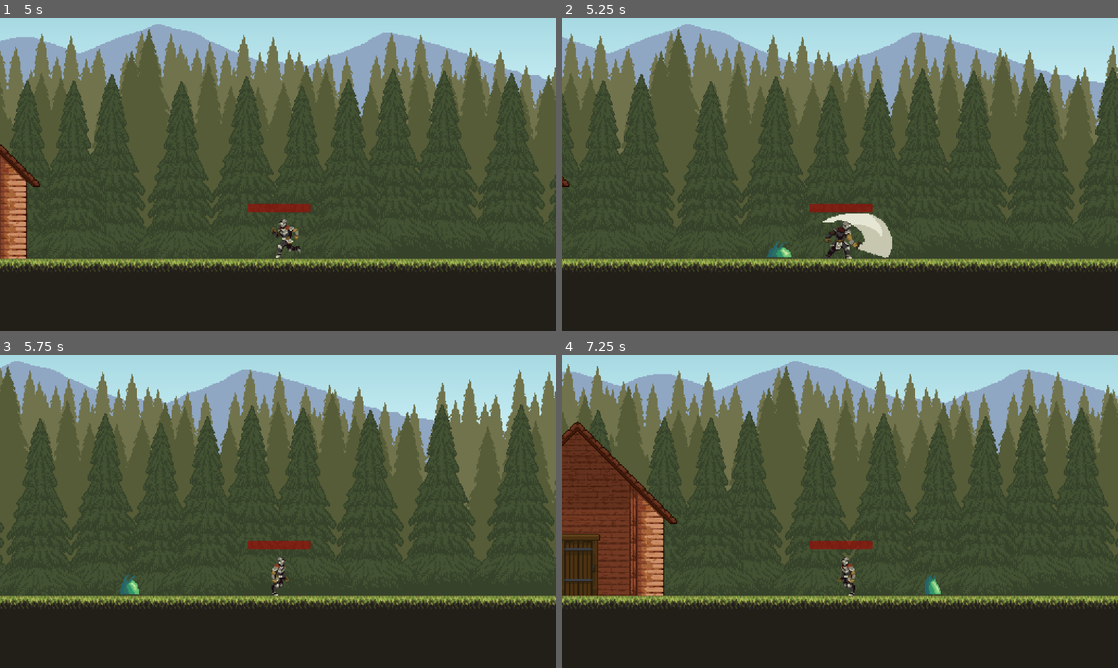
Above: before the commit, frames 1-4 (two rows, left to right).
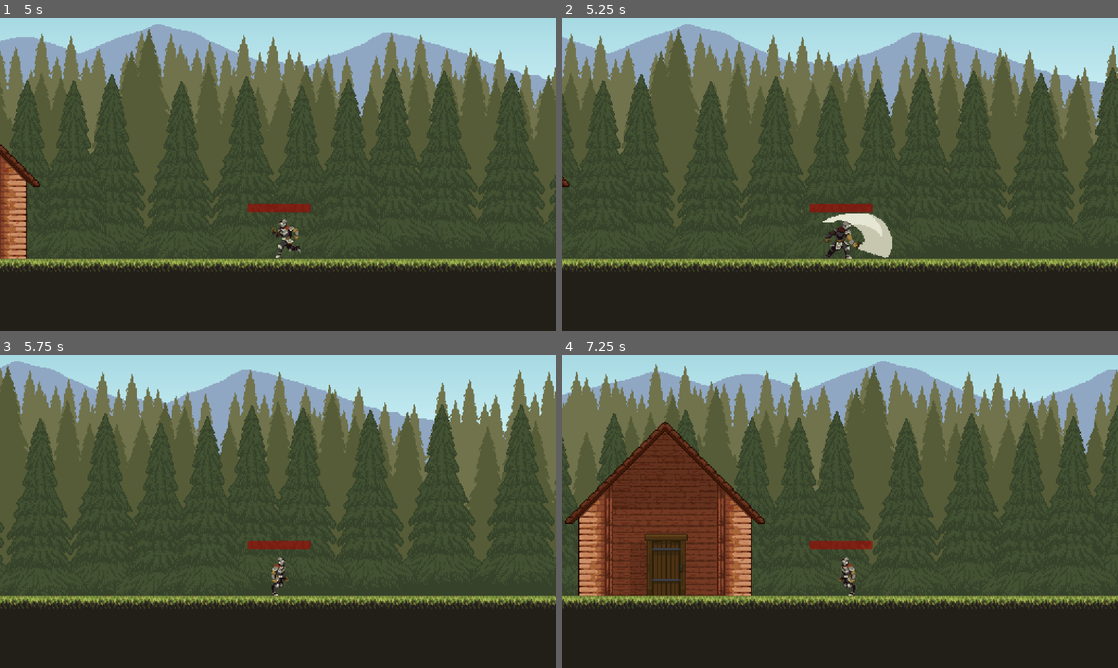
Above: after the commit, the same moments.

Repository: ON1VAS/tesiUni2025
Game: Godot game, scene res://scene/game.tscn
The game is run twice, just before and just after one commit, with the same random seed, the same clock (stepped at 60 frames per second) and the same inputs. The project has no main scene, so this scene is started directly.
Inputs:
- Up to frame 1 (5 s): tap Enter at 0.5 s; hold D (ui_right) 0.53-2.03 s; tap K (attackfast) at 0.6, 2.1, 3.6 s; tap E (ui_accept) at 0.77, 1.52, 3.02, 3.77, 4.52 s; tap L (attackpesant) at 1.35, 2.85, 4.35 s; hold A (ui_left) 2.03-2.78 s; hold D (ui_right) 2.78-4.28 s; hold A (ui_left) from 4.28 s (still down)
- Up to frame 2 (5.25 s): release A (ui_left) at 5.03 s; hold D (ui_right) from 5.03 s (still down); tap K (attackfast) at 5.1 s
- Up to frame 3 (5.75 s): keep holding D (ui_right)
- Up to frame 4 (7.25 s): release D (ui_right) at 5.78 s; hold A (ui_left) from 5.78 s (still down); tap L (attackpesant) at 5.85 s; tap E (ui_accept) at 6.02, 6.77 s; tap K (attackfast) at 6.6 s

Frame 1 is identical in both runs. In frame 2, 0.1% of the frame differs, in the area x 36-42%, y 71-77%; in frame 3, 0.1%; in frame 4, 33%, in the area x 0-100%, y 2-82%.

Commit message:
sistemata ape

Diff:
--- a/script/ape.gd
+++ b/script/ape.gd
@@ -32,6 +32,14 @@
 	$Pungiglione.body_entered.connect(_on_pungiglione_body_entered)
 
 func _physics_process(delta: float) -> void:
+	if player.global_position.x < self.global_position.x:
+		anim.flip_h = false
+	else:
+		anim.flip_h = true
+
+
+
+
 	if is_attacking:
 		# Durante l'attacco, muovi l'ape in diagonale
 		velocity = attack_direction * movement_speed * 1.5  # Aumenta la velocità durante l'attacco
@@ -65,6 +73,7 @@
 	# Disattiva l'hitbox dopo la durata
 	await get_tree().create_timer(attack_properties["sting_attack"]["duration"]).timeout
 	sword_hitbox.disabled = true
+	anim.play("move")
 	# Termina l'attacco dopo un po'
 	await get_tree().create_timer(0.5).timeout
 	is_attacking = false
--- a/script/enemy_spawner.gd
+++ b/script/enemy_spawner.gd
@@ -10,17 +10,18 @@
 func _ready():
 	$Timer.wait_time = spawn_interval #fa il preload dei nemici e li aggiunge all'array
 	enemies.append(preload("res://scene/ape.tscn"))
-	enemies.append(preload("res://scene/golem.tscn"))
-	enemies.append(preload("res://scene/chinghiale.tscn"))
-	enemies.append(preload("res://scene/slime.tscn"))
+	#enemies.append(preload("res://scene/golem.tscn"))
+	#enemies.append(preload("res://scene/chinghiale.tscn"))
+	#enemies.append(preload("res://provapermodificare/ragno/ragno.tscn"))
+	#enemies.append(preload("res://scene/slime.tscn"))
 
 
-func _on_timer_timeout() -> void:
+func _on_timer_timeout() -> void: #loop che spawna i nemici
 	if current_enemies >= max_enemies:
 		return
 	spawn_enemy()
 
-func spawn_enemy():
+func spawn_enemy(): #spawna i nemici
 	var enemy_scene = enemies.pick_random()
 	var spawn_point = spawn_points.pick_random()
 	var enemy = enemy_scene.instantiate()
@@ -29,5 +30,5 @@
 	current_enemies += 1
 	print("nemico spawnato: ", enemy.name," ", spawn_point.name)
 
-func _on_game_game_started() -> void:
+func _on_game_game_started() -> void: #timer
 	$Timer.start()
